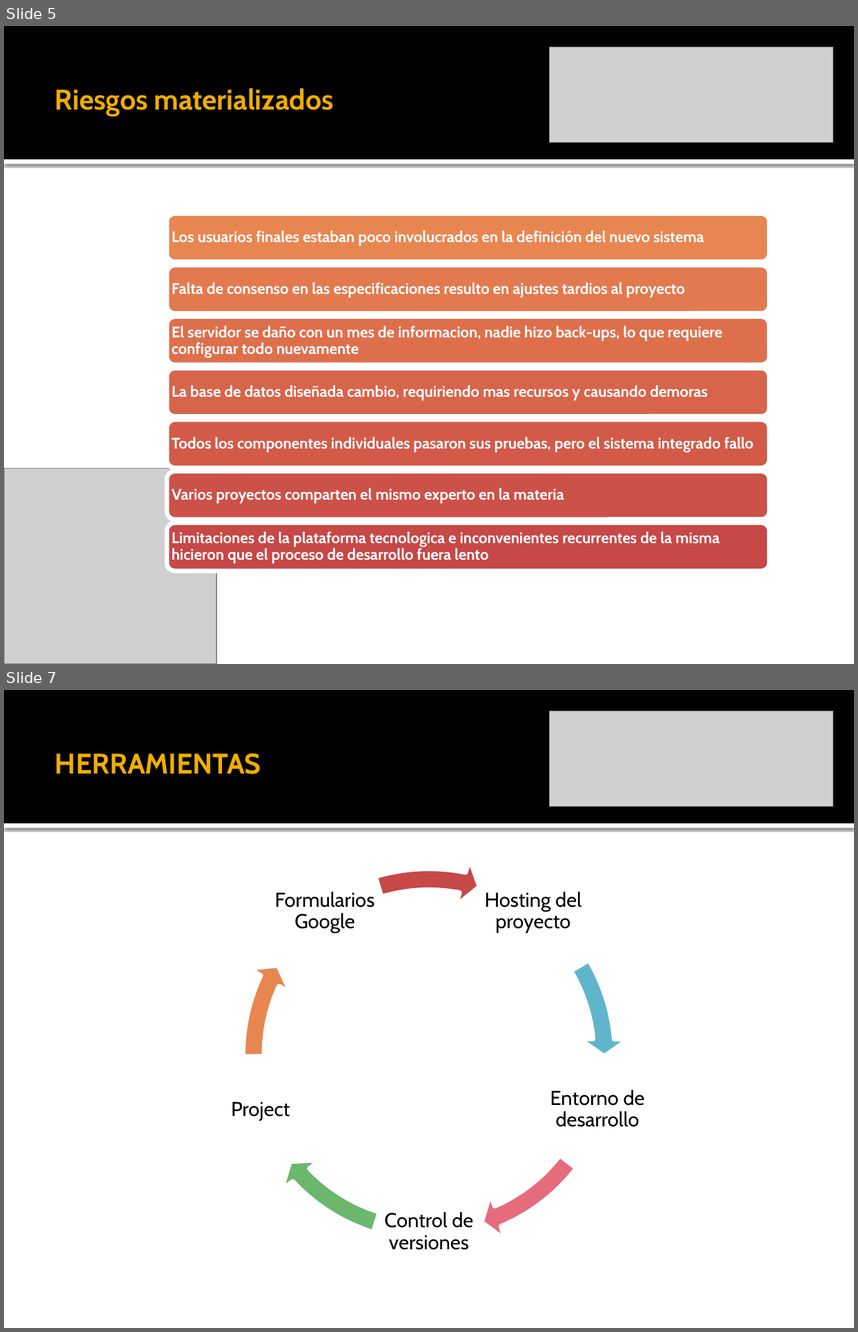
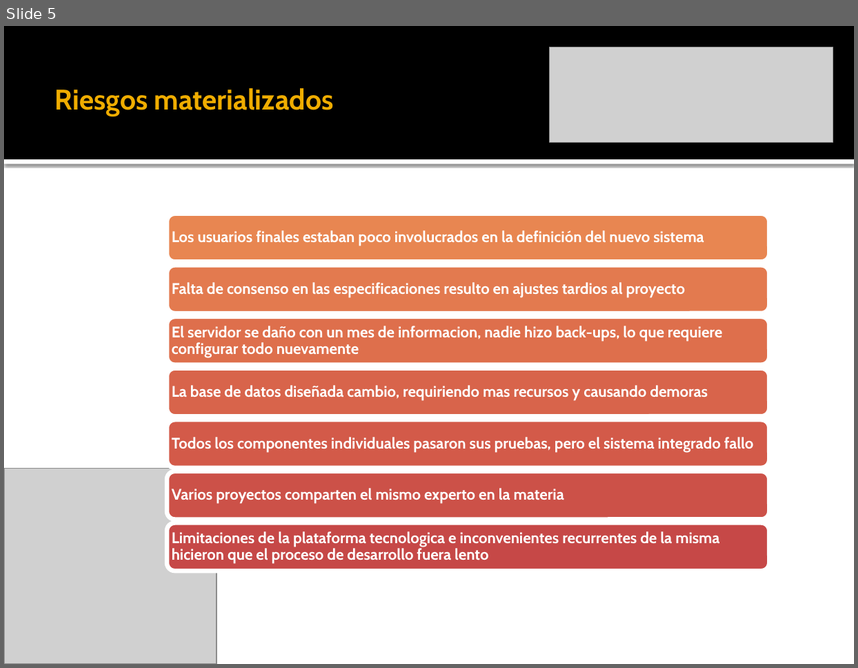
Before and after one commit to leseroth/ingenium-managment, a slide deck: CSOF5104 Mejoramiento de Procesos de Software/0806PostmortemProyectoECOS.pptx. Shown one above the other, each under a label of ours: slides 5 and 7 before the commit, slide 5 after it; the slides between them are not shown. The pictures are 858x1332 and 858x668 pixels, drawn with LibreOffice and Linux fonts; fonts in the diff are those of the drawing; grey boxes stand for pictures. Boxes give left, top, right and bottom in pixels: in the first picture for what was removed or moved away, otherwise in the second. Text is boxed around its words. In the diff, an @@ line names an element or a change of style, - is before the commit and + after.

```diff
--- a/CSOF5104 Mejoramiento de Procesos de Software/0806PostmortemProyectoECOS.pptx
+++ b/CSOF5104 Mejoramiento de Procesos de Software/0806PostmortemProyectoECOS.pptx
@@ slide 7 removed at [4, 690, 854, 1328], background #FFFFFF; not listed: 2 template elements that a slide beside it also shows @@
@@ picture removed at [550, 711, 833, 807] @@
@@ title removed at [55, 753, 261, 774] @@
-HERRAMIENTAS
@@ group removed at [229, 855, 645, 1254]: 5 texts, 5 circular arrows @@
-Hosting del proyecto
-Entorno de desarrollo
-Control de versiones
-Project
-Formularios Google
```
Also in this commit, not shown: 1 slide changed, 4 slides added.
